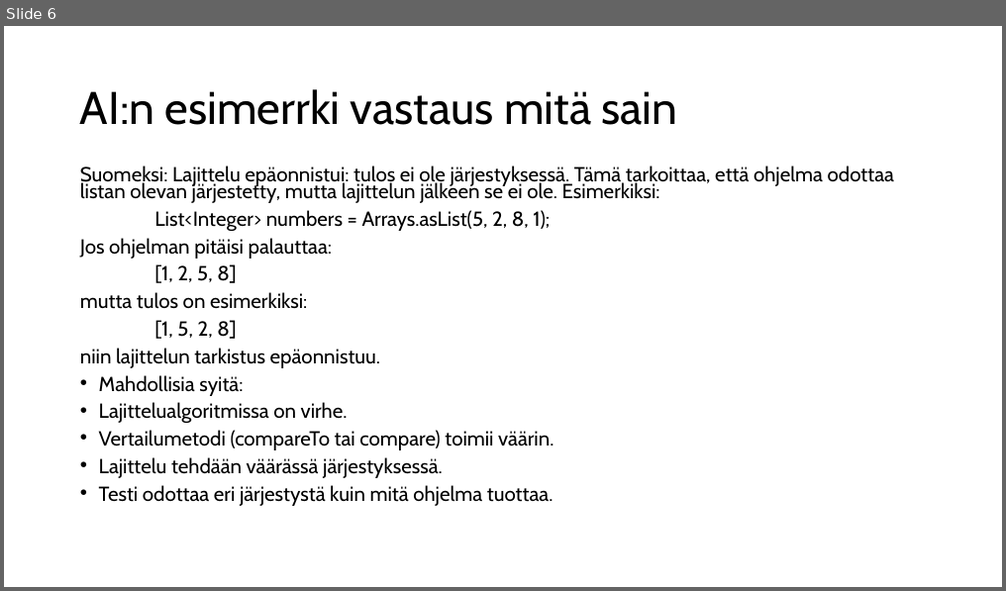
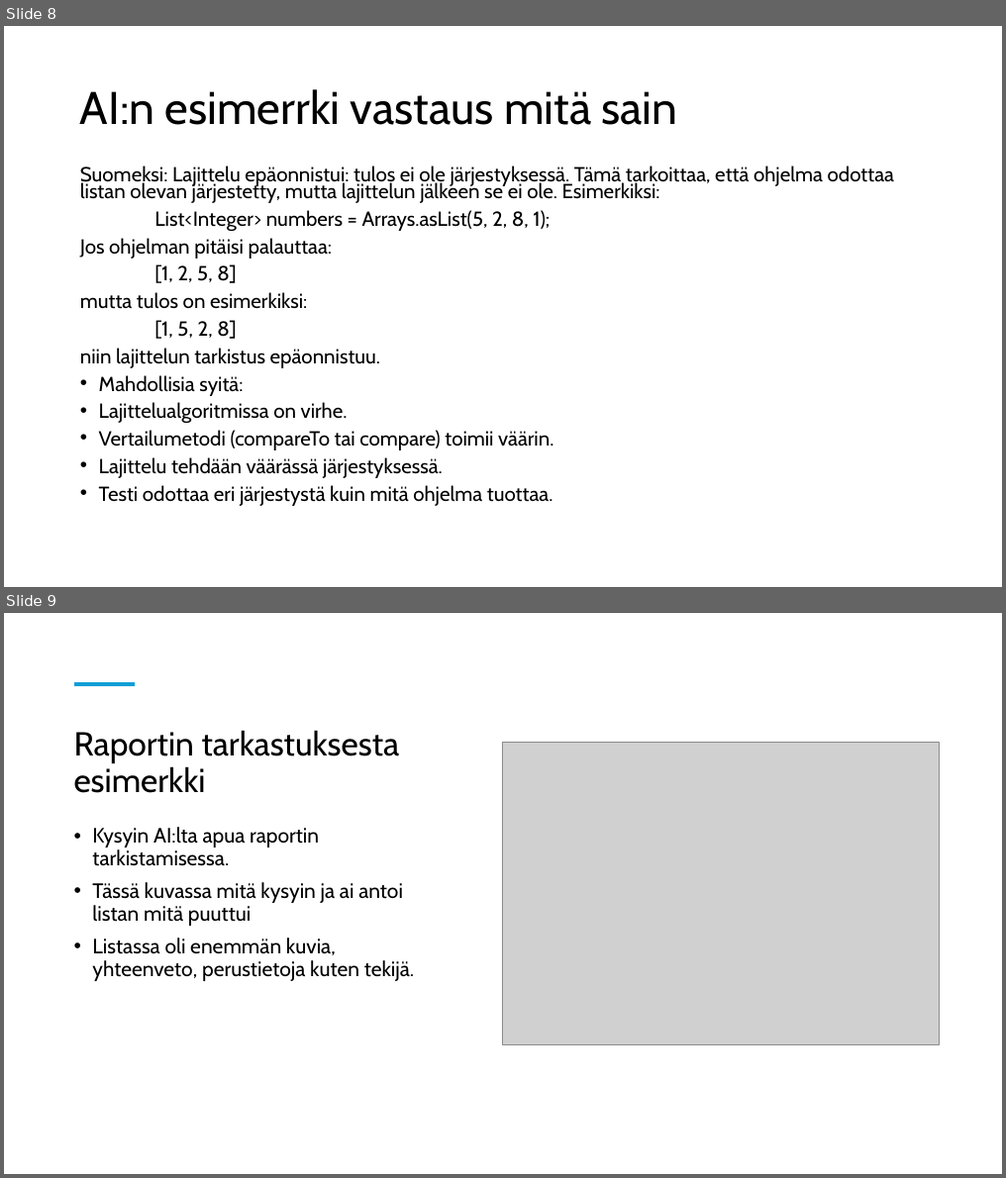
Before and after one commit to KenTee05/Tietoliikenene_sortTest_tyo, a slide deck: Sort test raportti.pptx. Shown one above the other, each under a label of ours: slide 6 before the commit, slides 8 and 9 after it. The pictures are 1006x591 and 1006x1178 pixels, drawn with LibreOffice and Linux fonts; fonts in the diff are those of the drawing; grey boxes stand for pictures. Boxes give left, top, right and bottom in pixels: in the first picture for what was removed or moved away, otherwise in the second. Text is boxed around its words. In the diff, an @@ line names an element or a change of style, - is before the commit and + after.

```diff
--- a/Sort test raportti.pptx
+++ b/Sort test raportti.pptx
@@ slide 9 added at [4, 613, 1002, 1174], background #FFFFFF @@
@@ line added from (74, 684) to (135, 684), #0F9ED5 4.5 pt @@
@@ title added at [74, 730, 400, 793], 32 pt, text #000000 @@
+Raportin tarkastuksesta esimerkki
@@ picture added at [502, 743, 939, 1045] @@
@@ text added at [92, 827, 414, 981], 20 pt, text #000000 @@
+• Kysyin AI:lta apua raportin tarkistamisessa.
+• Tässä kuvassa mitä kysyin ja ai antoi listan mitä puuttui
+• Listassa oli enemmän kuvia, yhteenveto, perustietoja kuten tekijä.
@@ what was slide 6 is now slide 8 @@
```
Also in this commit, not shown: 3 slides changed, 4 other slides added.
